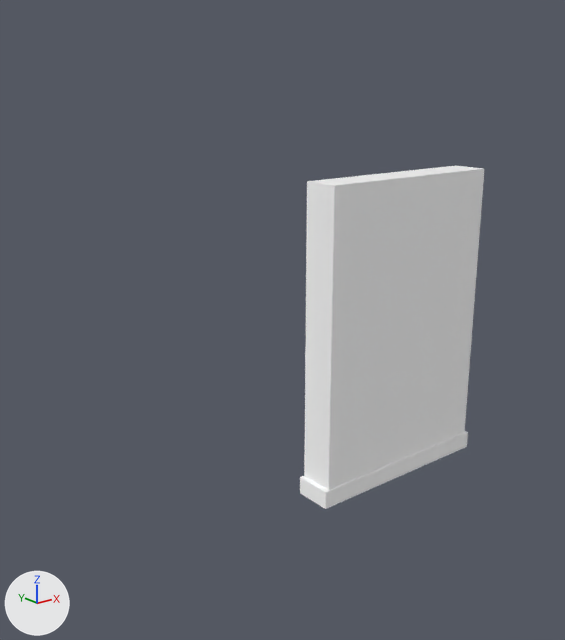
What one commit did to the glTF model support-level-3/assets/models/breaker.gltf.
One viewpoint serves both versions: a 50 mm camera at (-2.46, -2.28, 2.55) aimed at (-0.46, 0.23, 1.55). Arrows for +X, +Y and +Z are at lower left; the lights stay in place. The older version comes first. Vertices at exactly the same position are counted once.

Names of what the first picture shows: 'breaker'.
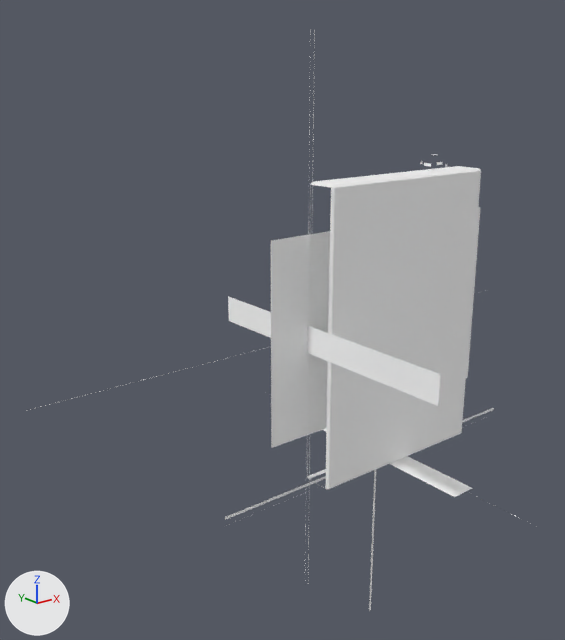
Location of each change, (x1, y1, x2, y2) in pixels of the pictures (565 x 640 px):
'breaker', reshaped (167% wider, 69% taller): before (300, 166, 484, 509); after (26, 29, 519, 611)
part 1 of me_breaker, rebuilt: before (304, 166, 484, 490); after (307, 166, 481, 490)
part 2 of me_breaker, built on: before (300, 431, 468, 509); after (26, 29, 519, 611)

What changed in the scene script:
```text
Add mat_metal_dark:
    mat_metal_dark = principled_material('metal_dark')
    mat_metal_dark.base_color = (1.0, 1.0, 1.0)  # white #ffffff
    mat_metal_dark.metallic = 1.0
    mat_metal_dark.roughness = 1.0
Change me_breaker:
    used by ob_breaker; location = (0.0, 0.0, 0.0)
    remove me_breaker.from_pydata(...)  # 16 vertices, 24 faces; spans x -0.47..0.47, y -0.085..0.085, z 0.78..2.15
    add me_breaker.from_pydata(...)  # 108 vertices, 80 faces; spans x -1.64..0.884, y -0.809..0.959, z -0.064..2.71
    me_breaker part 1: the loose piece of 8 vertices spanning x -0.45..0.45, y -0.08..0.08, z 0.85..2.15 is rebuilt with 24 vertices and now spans x -0.45..0.45, y -0.07..0.07, z 0.85..2.15
    me_breaker part 2
    8 vertices are removed from x -0.47..0.47, y -0.085..0.085, z 0.78..0.86
    12 faces are deleted
    64 vertices are added at x -1.64..0.884, y -0.809..0.959, z -0.064..2.22
    14 new vertices lie (0.0, 0.0, 0.012) away from vertices in x -0.884..0.884, y -0.07..0.075, z 0.814..2.174
    6 new vertices lie (0.0, 0.0, 2.42) away from vertices in x -0.44..-0.42, y 0.07..0.08, z 0.29
    6 new faces join them, mat_breaker_panel (white #ffffff)
    12 new faces join them, mat_hazard (white #ffffff)
    24 new faces join them, mat_metal_dark (white #ffffff)
    add me_breaker.materials.append(mat_metal_dark)  # white #ffffff
```
